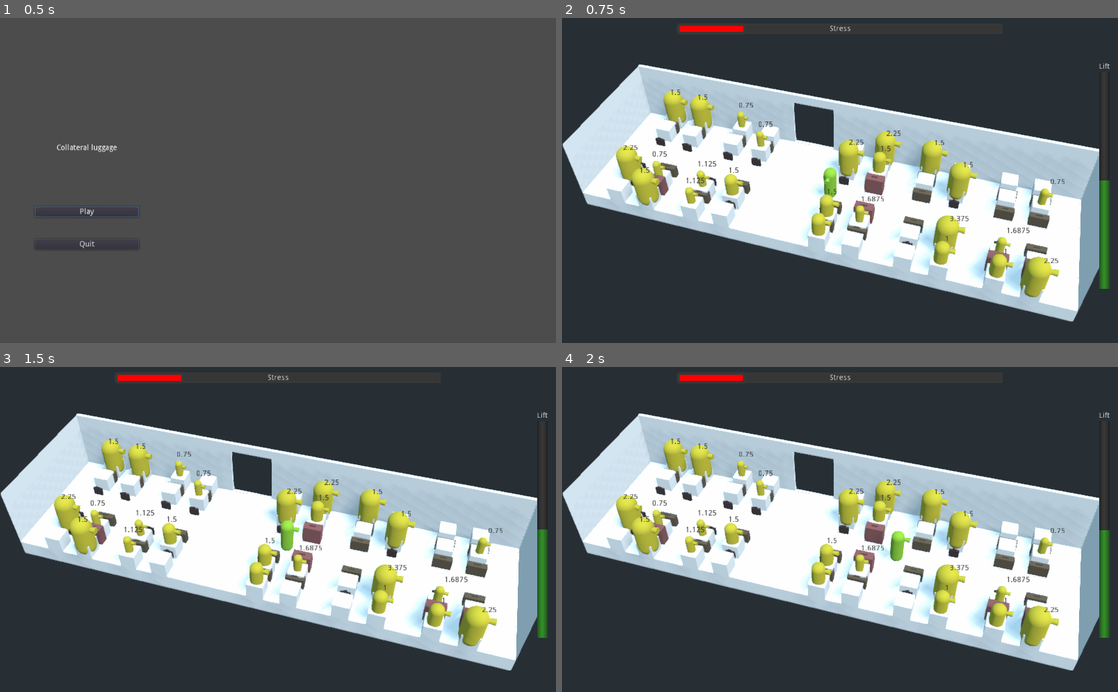
Above: before the commit, frames 1-4 (two rows, left to right).
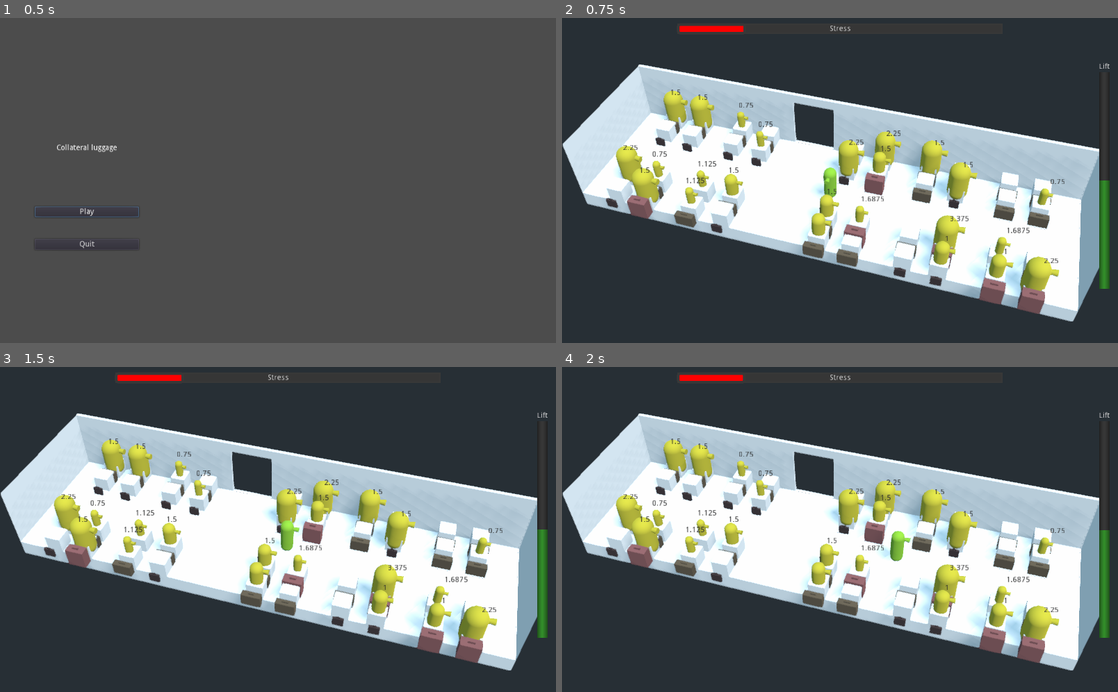
Above: after the commit, the same moments.

Repository: the-last-willy/game_jam_22_07
Game: Godot game, scene res://Game/Scenes/Main/Main.tscn
The game is run twice, just before and just after one commit, with the same random seed, the same clock (stepped at 60 frames per second) and the same inputs.
Inputs (mouse positions are in pixels of both pictures, inside the frame that each line leads up to):
- Up to frame 1 (0.5 s): no input
- Up to frame 2 (0.75 s): click "Play" at 0.5 s
- Up to frame 3 (1.5 s): tap Enter (ui_accept) at 1.25 s; move the mouse to (400, 513) at 1.27 s; hold D (move_right) from 1.28 s (still down); tap Space (grab) at 1.35 s; click (400, 513) at 1.42 s
- Up to frame 4 (2 s): keep holding D (move_right); tap Enter (ui_accept) at 1.52 s

Frame 1 is identical in both runs. In frame 2, 3.3% of the frame differs, in the area x 7-88%, y 44-92%; in frame 3, 3.3%; in frame 4, 3.3%.

Commit message:
"i don't know"

Diff:
--- a/Game/GameManager/GameManager.gd
+++ b/Game/GameManager/GameManager.gd
@@ -33,7 +33,7 @@
 	if(game_ui_instantiate == null):
 		return
 	lift = game_ui_instantiate.get_lift()
-	lift = lift - 0.10 * delta
+	lift = lift - 0.1 * delta
 	game_ui_instantiate.update_lift(lift)
 	if lift <= 0:
 		game_over()
@@ -42,8 +42,8 @@
 	if(game_ui_instantiate == null):
 		return
 	anger = game_ui_instantiate.get_stress()
-	anger = anger + 0.7 * weight
+	anger = anger + 3 * weight
 	lift = game_ui_instantiate.get_lift()
-	lift = lift + 0.7 * weight
+	lift = lift + 0.9 * weight
 	game_ui_instantiate.update_lift(lift)
 	game_ui_instantiate.update_stress(anger)
--- a/Game/Scenes/Level/AircraftCabin.tscn
+++ b/Game/Scenes/Level/AircraftCabin.tscn
@@ -167,19 +167,15 @@
 
 [node name="Seat" parent="AllSeats/Seats6" instance=ExtResource( 1 )]
 transform = Transform( 1, 0, 0, 0, 1, 0, 0, 0, 1, -0.5, 0, -0.375 )
-luggage_placement = 0
 
 [node name="Seat2" parent="AllSeats/Seats6" instance=ExtResource( 1 )]
 transform = Transform( 1, 0, 0, 0, 1, 0, 0, 0, 1, 0.5, 0, -0.375 )
-luggage_placement = 0
 
 [node name="Seat3" parent="AllSeats/Seats6" instance=ExtResource( 1 )]
 transform = Transform( 1, 0, 0, 0, 1, 0, 0, 0, 1, -0.5, 0, 0.375 )
-luggage_placement = 0
 
 [node name="Seat4" parent="AllSeats/Seats6" instance=ExtResource( 1 )]
 transform = Transform( 1, 0, 0, 0, 1, 0, 0, 0, 1, 0.5, 0, 0.375 )
-luggage_placement = 0
 
 [node name="Seats7" type="Spatial" parent="AllSeats"]
 transform = Transform( 1, 0, 0, 0, 1, 0, 0, 0, 1, 3.25, 0, -1.5 )
@@ -189,19 +185,15 @@
 
 [node name="Seat" parent="AllSeats/Seats7" instance=ExtResource( 1 )]
 transform = Transform( 1, 0, 0, 0, 1, 0, 0, 0, 1, -0.5, 0, -0.375 )
-luggage_placement = 0
 
 [node name="Seat2" parent="AllSeats/Seats7" instance=ExtResource( 1 )]
 transform = Transform( 1, 0, 0, 0, 1, 0, 0, 0, 1, 0.5, 0, -0.375 )
-luggage_placement = 0
 
 [node name="Seat3" parent="AllSeats/Seats7" instance=ExtResource( 1 )]
 transform = Transform( 1, 0, 0, 0, 1, 0, 0, 0, 1, -0.5, 0, 0.375 )
-luggage_placement = 0
 
 [node name="Seat4" parent="AllSeats/Seats7" instance=ExtResource( 1 )]
 transform = Transform( 1, 0, 0, 0, 1, 0, 0, 0, 1, 0.5, 0, 0.375 )
-luggage_placement = 0
 
 [node name="Seats8" type="Spatial" parent="AllSeats"]
 transform = Transform( 1, 0, 0, 0, 1, 0, 0, 0, 1, 5.75, 0, -1.5 )
@@ -211,19 +203,15 @@
 
 [node name="Seat" parent="AllSeats/Seats8" instance=ExtResource( 1 )]
 transform = Transform( 1, 0, 0, 0, 1, 0, 0, 0, 1, -0.5, 0, -0.375 )
-luggage_placement = 0
 
 [node name="Seat2" parent="AllSeats/Seats8" instance=ExtResource( 1 )]
 transform = Transform( 1, 0, 0, 0, 1, 0, 0, 0, 1, 0.5, 0, -0.375 )
-luggage_placement = 0
 
 [node name="Seat3" parent="AllSeats/Seats8" instance=ExtResource( 1 )]
 transform = Transform( 1, 0, 0, 0, 1, 0, 0, 0, 1, -0.5, 0, 0.375 )
-luggage_placement = 0
 
 [node name="Seat4" parent="AllSeats/Seats8" instance=ExtResource( 1 )]
 transform = Transform( 1, 0, 0, 0, 1, 0, 0, 0, 1, 0.5, 0, 0.375 )
-luggage_placement = 0
 
 [node name="Seats9" type="Spatial" parent="AllSeats"]
 transform = Transform( 1, 0, 0, 0, 1, 0, 0, 0, 1, -3.25, 0, -1.5 )
@@ -233,19 +221,15 @@
 
 [node name="Seat" parent="AllSeats/Seats9" instance=ExtResource( 1 )]
 transform = Transform( 1, 0, 0, 0, 1, 0, 0, 0, 1, -0.5, 0, -0.375 )
-luggage_placement = 0
 
 [node name="Seat2" parent="AllSeats/Seats9" instance=ExtResource( 1 )]
 transform = Transform( 1, 0, 0, 0, 1, 0, 0, 0, 1, 0.5, 0, -0.375 )
-luggage_placement = 0
 
 [node name="Seat3" parent="AllSeats/Seats9" instance=ExtResource( 1 )]
 transform = Transform( 1, 0, 0, 0, 1, 0, 0, 0, 1, -0.5, 0, 0.375 )
-luggage_placement = 0
 
 [node name="Seat4" parent="AllSeats/Seats9" instance=ExtResource( 1 )]
 transform = Transform( 1, 0, 0, 0, 1, 0, 0, 0, 1, 0.5, 0, 0.375 )
-luggage_placement = 0
 
 [node name="Seats10" type="Spatial" parent="AllSeats"]
 transform = Transform( 1, 0, 0, 0, 1, 0, 0, 0, 1, -5.75, 0, -1.5 )
@@ -255,16 +239,12 @@
 
 [node name="Seat" parent="AllSeats/Seats10" instance=ExtResource( 1 )]
 transform = Transform( 1, 0, 0, 0, 1, 0, 0, 0, 1, -0.5, 0, -0.375 )
-luggage_placement = 0
 
 [node name="Seat2" parent="AllSeats/Seats10" instance=ExtResource( 1 )]
 transform = Transform( 1, 0, 0, 0, 1, 0, 0, 0, 1, 0.5, 0, -0.375 )
-luggage_placement = 0
 
 [node name="Seat3" parent="AllSeats/Seats10" instance=ExtResource( 1 )]
 transform = Transform( 1, 0, 0, 0, 1, 0, 0, 0, 1, -0.5, 0, 0.375 )
-luggage_placement = 0
 
 [node name="Seat4" parent="AllSeats/Seats10" instance=ExtResource( 1 )]
 transform = Transform( 1, 0, 0, 0, 1, 0, 0, 0, 1, 0.5, 0, 0.375 )
-luggage_placement = 0
